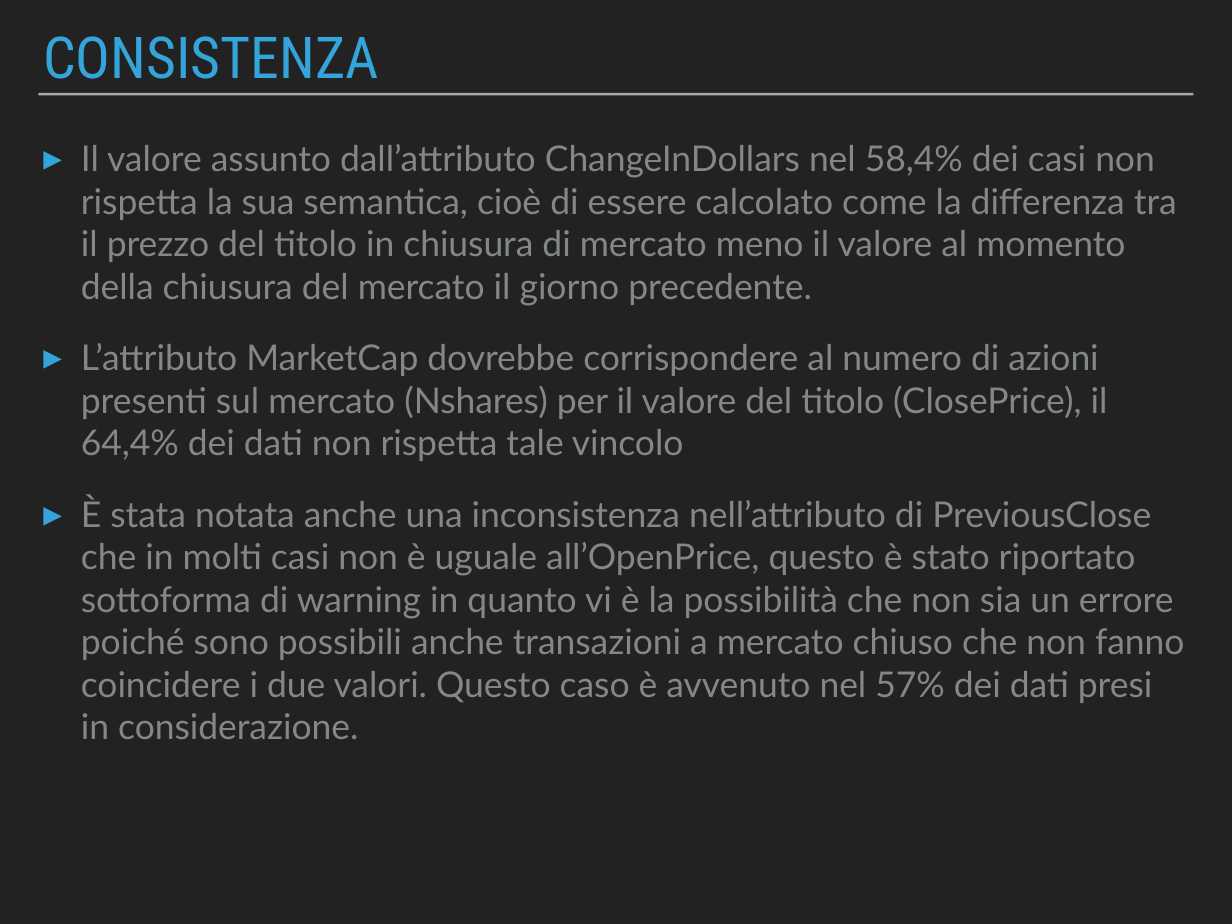
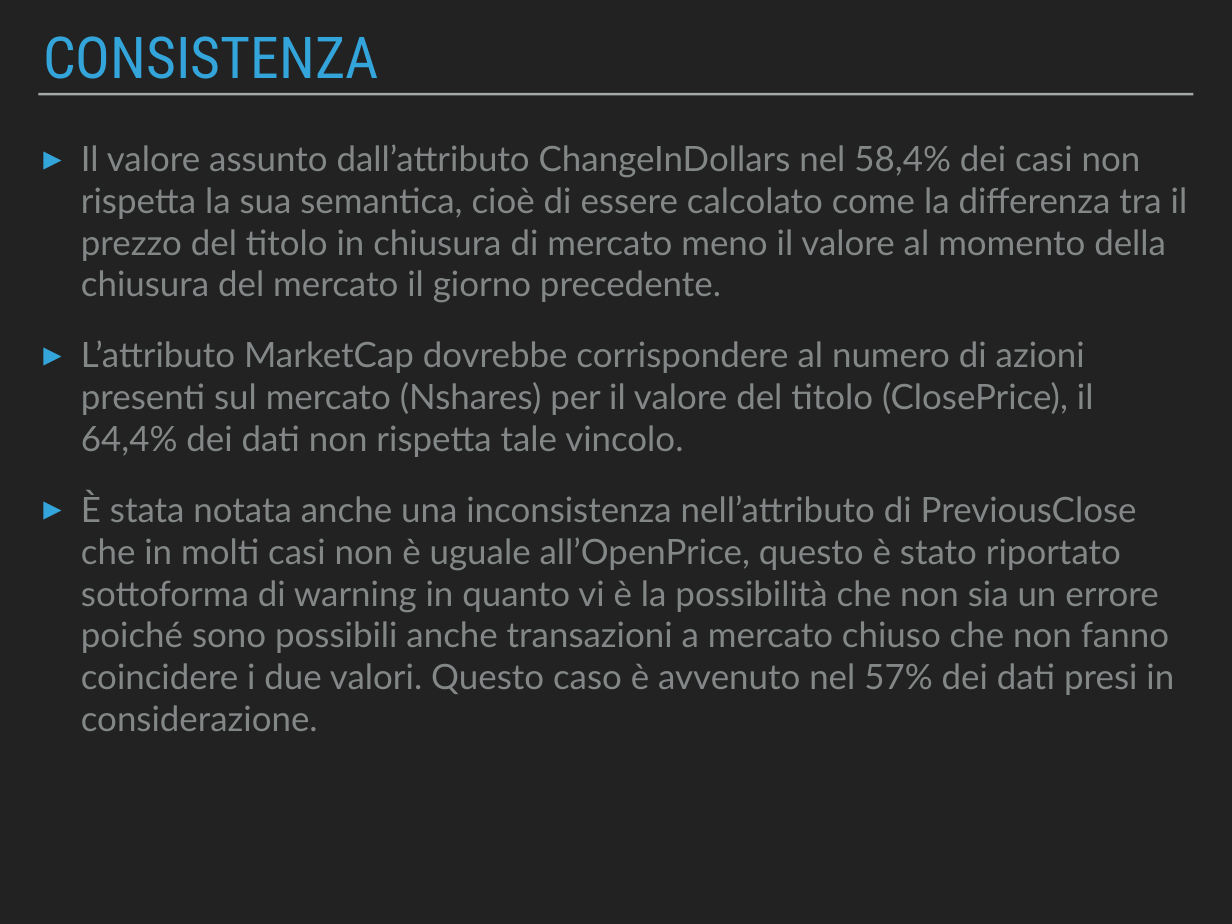
Before and after one commit to Beltra97/Unimib_ArchitettureDati, a slide deck: slide 12 of PresentazionePowerPoint.pptx. Drawn at 1232x924 pixels with LibreOffice and Linux fonts; fonts in the diff are those of the drawing. Boxes give left, top, right and bottom in pixels: in the first picture for what was removed or moved away, otherwise in the second. Text is boxed around its words. In the diff, an @@ line names an element or a change of style, - is before the commit and + after.

```diff
--- a/PresentazionePowerPoint.pptx
+++ b/PresentazionePowerPoint.pptx
@@ text at bbox=[81, 145, 1188, 731]: size 29.4 to 29 pt in "Il valore assunto dall’attributo ChangeInDollars nel 58,4% ...", "È stata notata anche una inconsistenza nell’attributo ..." @@
@@ text at bbox=[81, 340, 1094, 457]: text changed; size 29.4 to 29 pt @@
-▸ L’attributo MarketCap dovrebbe corrispondere al numero di azioni presenti sul mercato (Nshares) per il valore del titolo (ClosePrice), il 64,4% dei dati non rispetta tale vincolo
+▸ L’attributo MarketCap dovrebbe corrispondere al numero di azioni presenti sul mercato (Nshares) per il valore del titolo (ClosePrice), il 64,4% dei dati non rispetta tale vincolo.
```
Also in this commit, not shown: 11 other slides changed, 2 other files.
